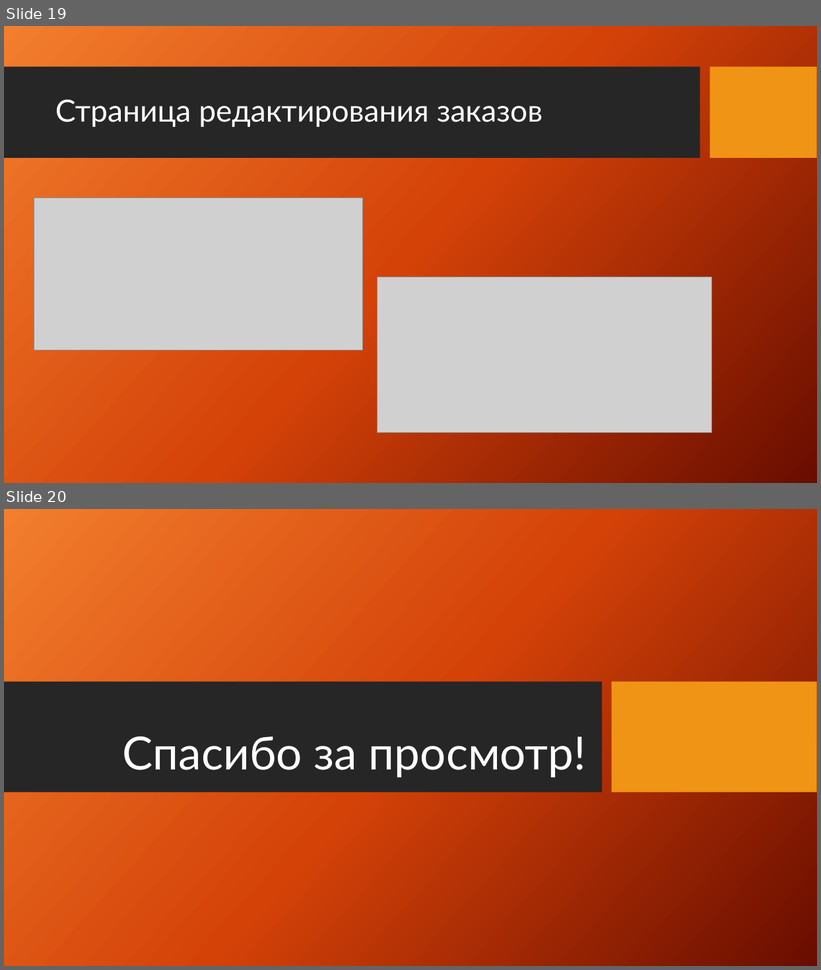
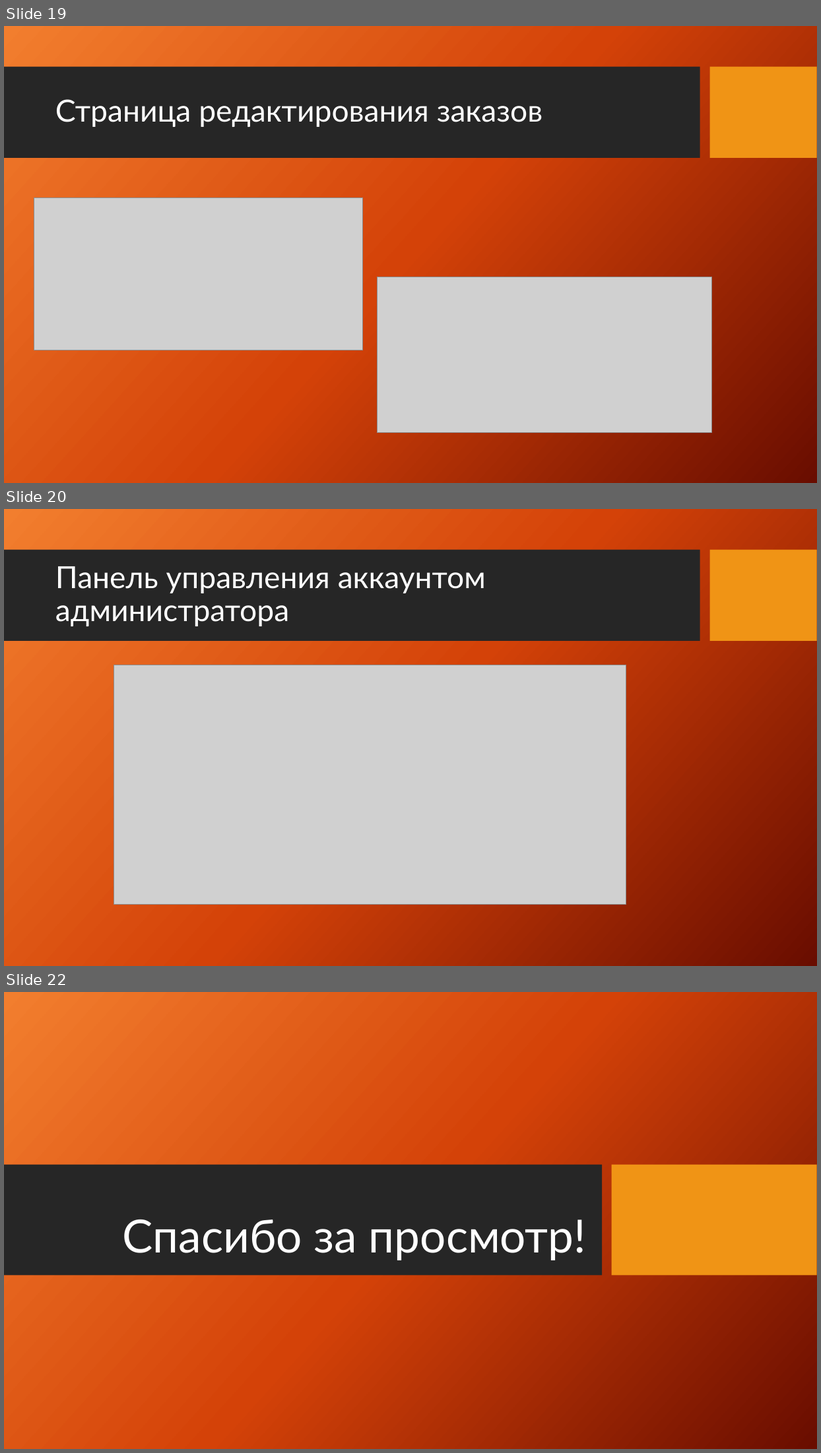
Before and after one commit to bogxan/Book_Land, a slide deck: BookShop(Documents)/Презентация.pptx. Shown one above the other, each under a label of ours: slides 19 and 20 before the commit, slides 19, 20 and 22 after it; the slides between them are not shown. The pictures are 821x970 and 821x1453 pixels, drawn with LibreOffice and Linux fonts; fonts in the diff are those of the drawing; grey boxes stand for pictures; background and template pictures are left out. Boxes give left, top, right and bottom in pixels: in the first picture for what was removed or moved away, otherwise in the second. Text is boxed around its words. In the diff, an @@ line names an element or a change of style, - is before the commit and + after.

```diff
--- a/BookShop(Documents)/Презентация.pptx
+++ b/BookShop(Documents)/Презентация.pptx
@@ slide 20 added at [4, 509, 817, 966], background picture (left out); not listed: 2 template elements that a slide beside it also shows @@
@@ title added at [55, 566, 486, 626], 36 pt, text #FFFFFF @@
+Панель управления аккаунтом администратора
@@ picture added at [114, 665, 626, 906] @@
@@ what was slide 20 is now slide 22 @@
```
Also in this commit, not shown: 1 slide changed, 1 other slide added, 49 other files.
